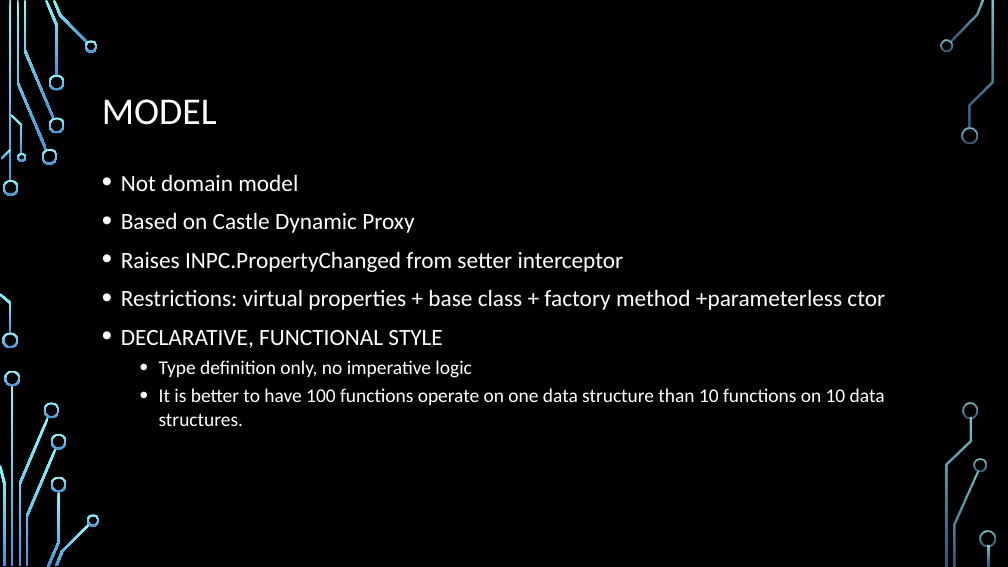
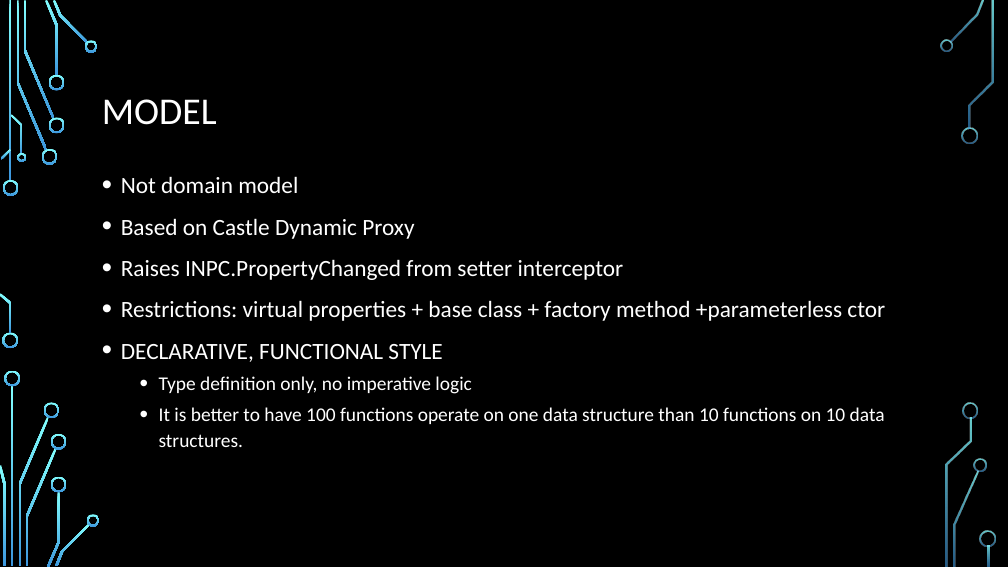
Before and after one commit to dmitry-a-morozov/fsharp-wpf-mvc-series, a slide deck: slide 5 of NYC Meetup.2013-04-23.pptx (slide 6 before the commit). Drawn at 1008x567 pixels with LibreOffice and Linux fonts; fonts in the diff are those of the drawing; background and template pictures are left out. Boxes give left, top, right and bottom in pixels: in the first picture for what was removed or moved away, otherwise in the second. Text is boxed around its words. In the diff, an @@ line names an element or a change of style, - is before the commit and + after.

```diff
--- a/NYC Meetup.2013-04-23.pptx
+++ b/NYC Meetup.2013-04-23.pptx
@@ text "Not domain model" at [121, 176, 885, 447]: line spacing 1 to 1.1 @@
```
Also in this commit, not shown: 5 other slides changed, 1 slide removed, 13 other files.
